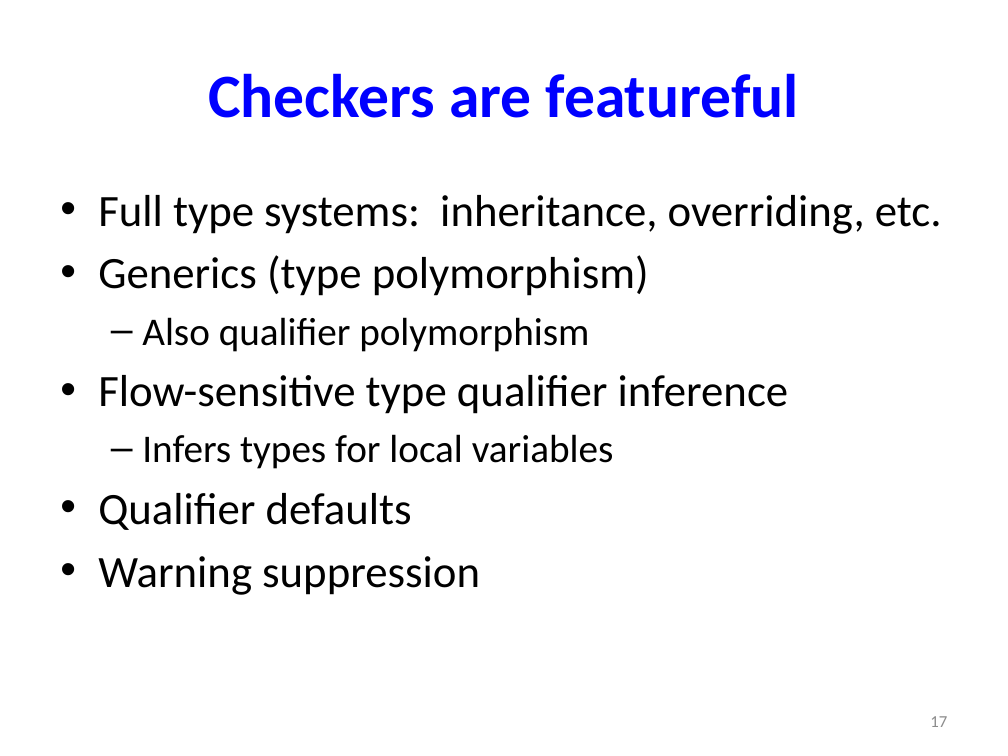
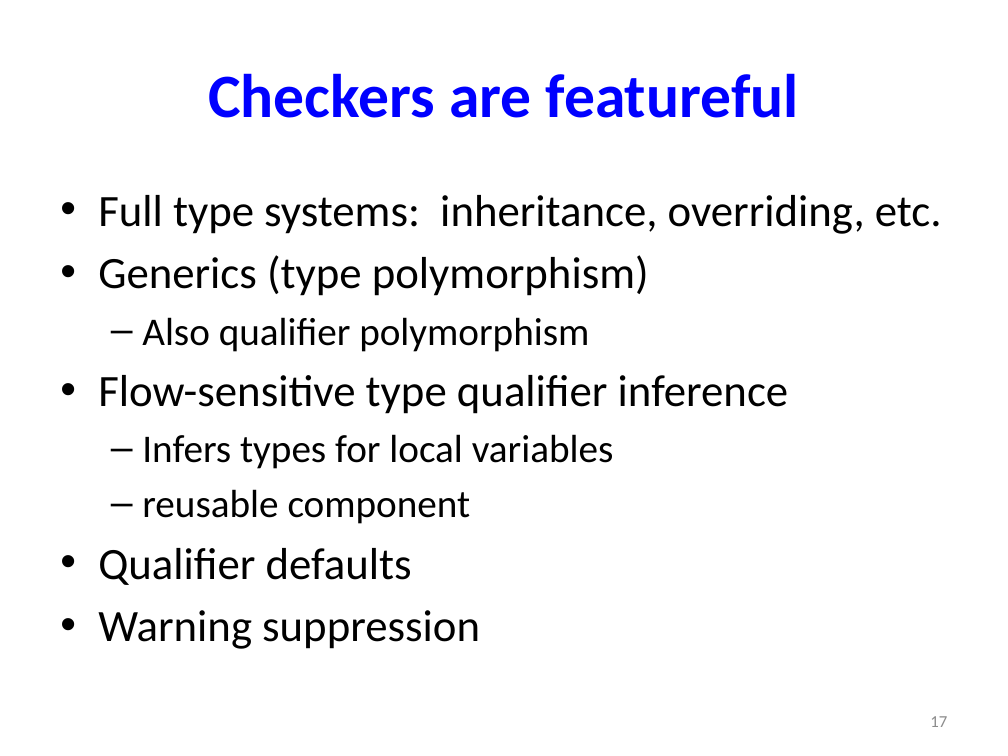
Before and after one commit to typetools/checker-framework.demos, a slide deck: slide 17 of nonnull-interned-demo/checkers-demo-201408-coverity.pptx. Drawn at 1008x756 pixels with LibreOffice and Linux fonts; fonts in the diff are those of the drawing. Boxes give left, top, right and bottom in pixels: in the first picture for what was removed or moved away, otherwise in the second. Text is boxed around its words. In the diff, an @@ line names an element or a change of style, - is before the commit and + after.

```diff
--- a/nonnull-interned-demo/checkers-demo-201408-coverity.pptx
+++ b/nonnull-interned-demo/checkers-demo-201408-coverity.pptx
@@ text at bbox=[142, 489, 471, 524]: paragraph added @@
+  – reusable component
```
Also in this commit, not shown: 2 other slides changed.
